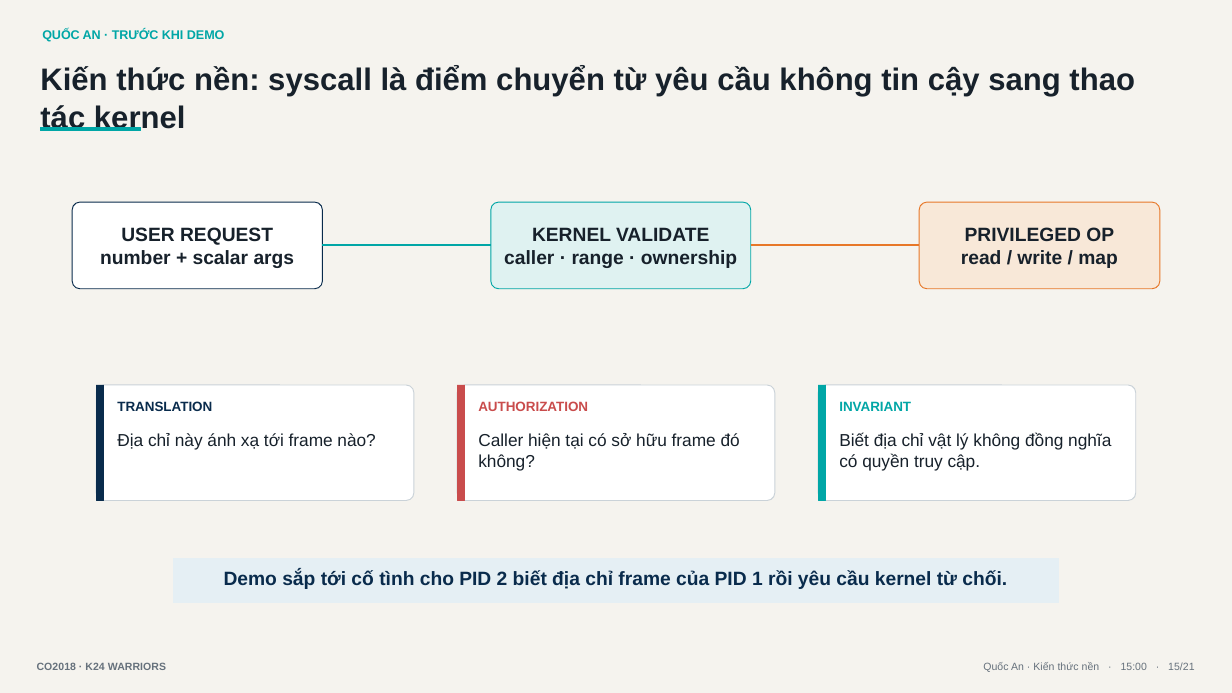
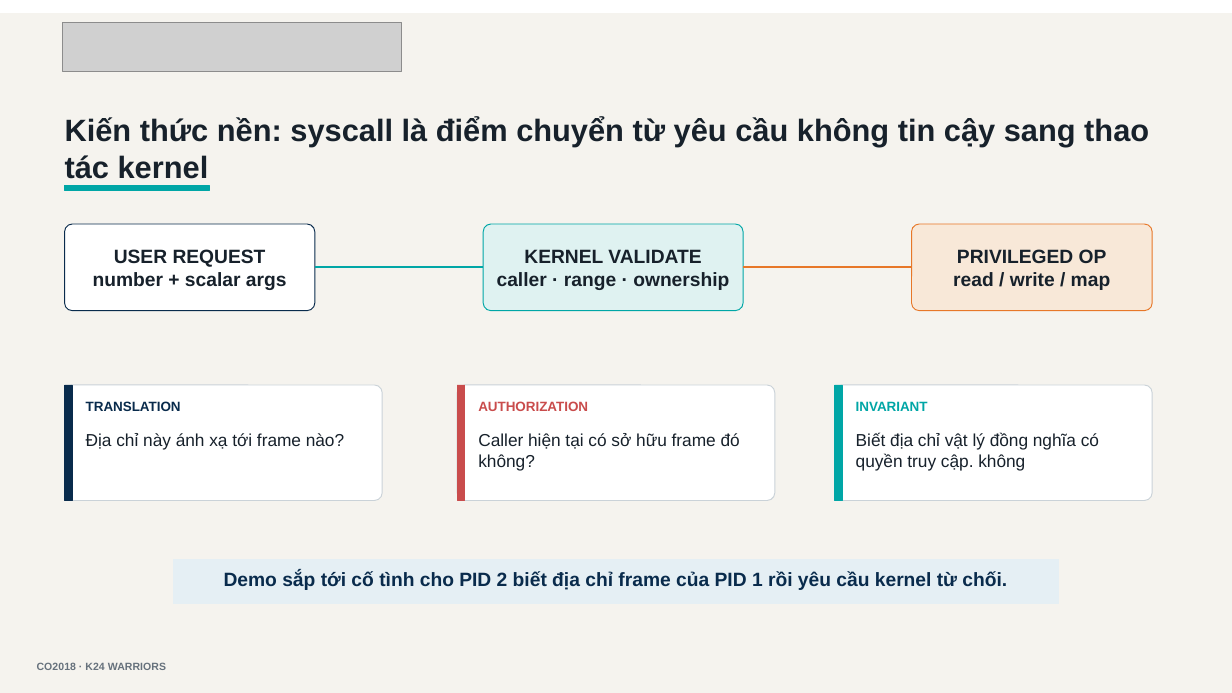
Before and after one commit to tranbaoanh21/os-assignment, a slide deck: slide 15 of os_simulator_demo_slides.pptx (slide 13 before the commit). Drawn at 1232x693 pixels with LibreOffice and Linux fonts; fonts in the diff are those of the drawing; grey boxes stand for pictures. Boxes give left, top, right and bottom in pixels: in the first picture for what was removed or moved away, otherwise in the second. Text is boxed around its words. In the diff, an @@ line names an element or a change of style, - is before the commit and + after.

Commit message:
prepare final live demo with paging tests

```diff
--- a/os_simulator_demo_slides.pptx
+++ b/os_simulator_demo_slides.pptx
@@ rectangle resized from (x1=0, y1=0, x2=1232, y2=693) to (x1=0, y1=14, x2=1232, y2=693) @@
@@ rectangle removed at (x1=41, y1=23, x2=329, y2=50) @@
-QUỐC AN · TRƯỚC KHI DEMO
@@ picture added at (x1=63, y1=22, x2=402, y2=71) @@
@@ rectangle "Kiến thức nền: syscall là ..." resized from (x1=39, y1=55, x2=1189, y2=123) to (x1=63, y1=107, x2=1153, y2=175) @@
@@ rectangle "Kiến thức nền: syscall là ..." at (x1=63, y1=107, x2=1153, y2=175): size 24.3 to 24 pt @@
@@ rectangle resized from (x1=41, y1=128, x2=140, y2=131) to (x1=65, y1=186, x2=209, y2=190) @@
@@ rectangle at (x1=65, y1=186, x2=209, y2=190): mirrored @@
@@ rounded rectangle "USER REQUEST" moved from (x1=72, y1=202, x2=323, y2=289) to (x1=65, y1=224, x2=315, y2=311) @@
@@ 2 rounded rectangles, 1 line moved together from (x1=323, y1=202, x2=1160, y2=289) to (x1=315, y1=224, x2=1153, y2=311) @@
@@ line moved from (750, 246) - (920, 246) to (743, 267) - (912, 267) @@
@@ 3 rectangles, 1 rounded rectangle moved together from (x1=96, y1=385, x2=414, y2=501) to (x1=65, y1=385, x2=383, y2=501) @@
@@ 3 rectangles, 1 rounded rectangle moved together from (x1=818, y1=385, x2=1136, y2=501) to (x1=835, y1=385, x2=1153, y2=501) @@
@@ text in rectangle at (x1=856, y1=432, x2=1099, y2=471): text changed @@
-Biết địa chỉ vật lý không đồng nghĩa có quyền truy cập.
+Biết địa chỉ vật lý đồng nghĩa có quyền truy cập. không
@@ rectangle removed at (x1=818, y1=658, x2=1197, y2=679) @@
-Quốc An · Kiến thức nền · 15:00 · 15/21
```
Also in this commit, not shown: 16 other slides changed, 3 slides added, 1 slide removed, 14 other files.
